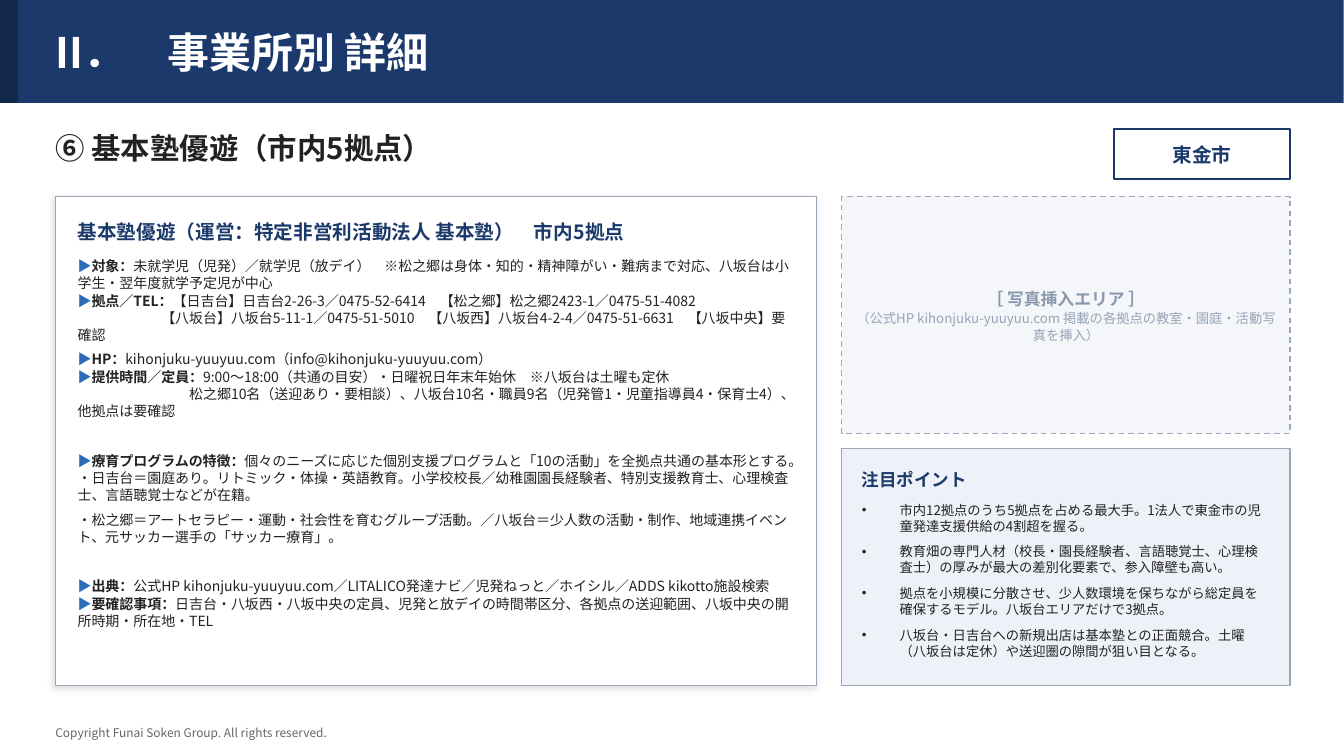
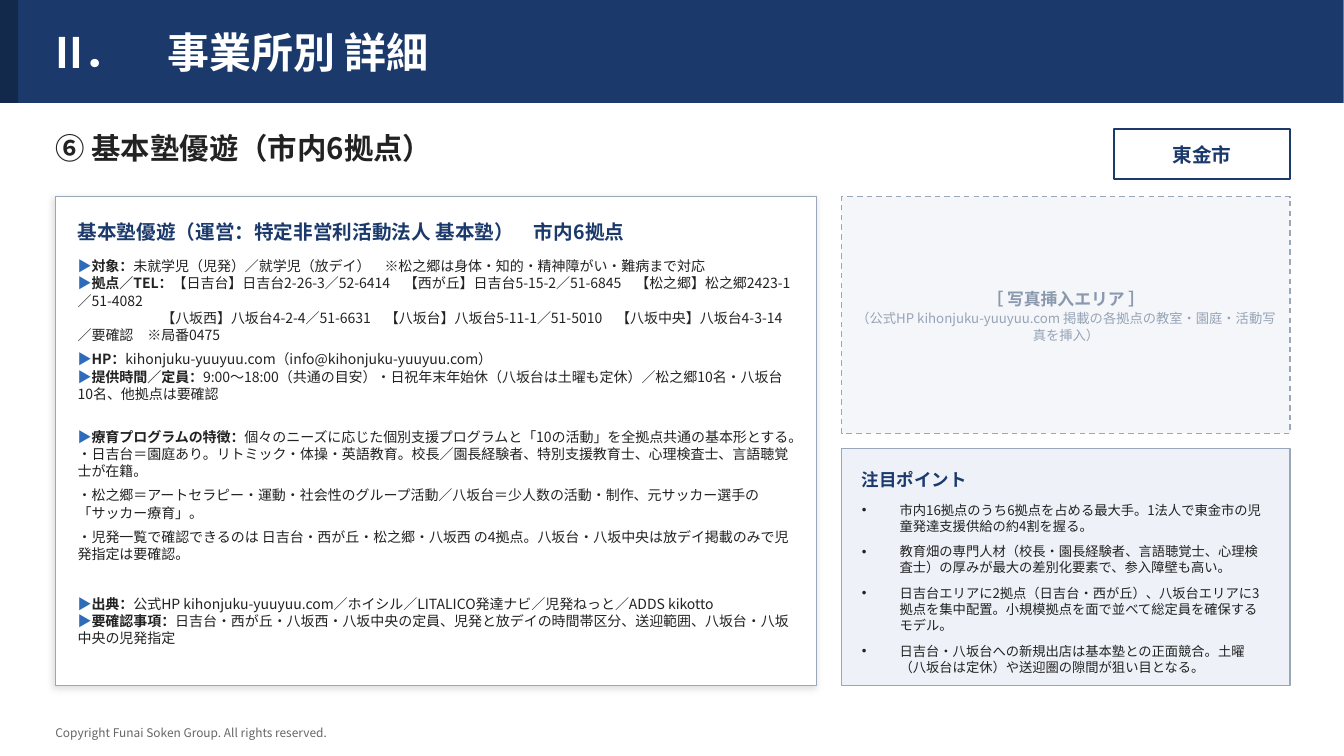
Before and after one commit to efejdjeifienfneafnwaj/-, a slide deck: slide 8 of 東金市_児童発達支援_事業所調査.pptx. Drawn at 1344x756 pixels with LibreOffice and Linux fonts; fonts in the diff are those of the drawing. Boxes give left, top, right and bottom in pixels: in the first picture for what was removed or moved away, otherwise in the second. Text is boxed around its words. In the diff, an @@ line names an element or a change of style, - is before the commit and + after.

```diff
--- a/東金市_児童発達支援_事業所調査.pptx
+++ b/東金市_児童発達支援_事業所調査.pptx
@@ text at (x1=55, y1=134, x2=432, y2=162): text changed @@
-⑥ 基本塾優遊（市内5拠点）
+⑥ 基本塾優遊（市内6拠点）
@@ text at (x1=78, y1=222, x2=625, y2=241): text changed @@
-基本塾優遊（運営：特定非営利活動法人 基本塾） 市内5拠点
+基本塾優遊（運営：特定非営利活動法人 基本塾） 市内6拠点
@@ text at (x1=78, y1=259, x2=790, y2=341): text changed @@
-▶対象：未就学児（児発）／就学児（放デイ） ※松之郷は身体・知的・精神障がい・難病まで対応、八坂台は小学生・翌年度就学予定児が中心
-▶拠点／TEL：【日吉台】日吉台2-26-3／0475-52-6414 【松之郷】松之郷2423-1／0475-51-4082
-【八坂台】八坂台5-11-1／0475-51-5010 【八坂西】八坂台4-2-4／0475-51-6631 【八坂中央】要確認
+▶対象：未就学児（児発）／就学児（放デイ） ※松之郷は身体・知的・精神障がい・難病まで対応
+▶拠点／TEL：【日吉台】日吉台2-26-3／52-6414 【西が丘】日吉台5-15-2／51-6845 【松之郷】松之郷2423-1／51-4082
+【八坂西】八坂台4-2-4／51-6631 【八坂台】八坂台5-11-1／51-5010 【八坂中央】八坂台4-3-14／要確認 ※局番0475
@@ text at (x1=78, y1=370, x2=783, y2=400): text changed @@
-▶提供時間／定員：9:00〜18:00（共通の目安）・日曜祝日年末年始休 ※八坂台は土曜も定休
-松之郷10名（送迎あり・要相談）、八坂台10名・職員9名（児発管1・児童指導員4・保育士4）、他拠点は要確認
+▶提供時間／定員：9:00〜18:00（共通の目安）・日祝年末年始休（八坂台は土曜も定休）／松之郷10名・八坂台10名、他拠点は要確認
@@ text at (x1=78, y1=447, x2=789, y2=644): text changed @@
-・日吉台＝園庭あり。リトミック・体操・英語教育。小学校校長／幼稚園園長経験者、特別支援教育士、心理検査士、言語聴覚士などが在籍。
-・松之郷＝アートセラピー・運動・社会性を育むグループ活動。／八坂台＝少人数の活動・制作、地域連携イベント、元サッカー選手の「サッカー療育」。
-▶出典：公式HP kihonjuku-yuuyuu.com／LITALICO発達ナビ／児発ねっと／ホイシル／ADDS kikotto施設検索
-▶要確認事項：日吉台・八坂西・八坂中央の定員、児発と放デイの時間帯区分、各拠点の送迎範囲、八坂中央の開所時期・所在地・TEL
+・日吉台＝園庭あり。リトミック・体操・英語教育。校長／園長経験者、特別支援教育士、心理検査士、言語聴覚士が在籍。
+・松之郷＝アートセラピー・運動・社会性のグループ活動／八坂台＝少人数の活動・制作、元サッカー選手の「サッカー療育」。
+・児発一覧で確認できるのは 日吉台・西が丘・松之郷・八坂西 の4拠点。八坂台・八坂中央は放デイ掲載のみで児発指定は要確認。
+▶出典：公式HP kihonjuku-yuuyuu.com／ホイシル／LITALICO発達ナビ／児発ねっと／ADDS kikotto
+▶要確認事項：日吉台・西が丘・八坂西・八坂中央の定員、児発と放デイの時間帯区分、送迎範囲、八坂台・八坂中央の児発指定
@@ text at (x1=900, y1=504, x2=1261, y2=532): text changed @@
-• 市内12拠点のうち5拠点を占める最大手。1法人で東金市の児童発達支援供給の4割超を握る。
+• 市内16拠点のうち6拠点を占める最大手。1法人で東金市の児童発達支援供給の約4割を握る。
@@ text at (x1=900, y1=587, x2=1260, y2=673): text changed @@
-• 拠点を小規模に分散させ、少人数環境を保ちながら総定員を確保するモデル。八坂台エリアだけで3拠点。
-• 八坂台・日吉台への新規出店は基本塾との正面競合。土曜（八坂台は定休）や送迎圏の隙間が狙い目となる。
+• 日吉台エリアに2拠点（日吉台・西が丘）、八坂台エリアに3拠点を集中配置。小規模拠点を面で並べて総定員を確保するモデル。
+• 日吉台・八坂台への新規出店は基本塾との正面競合。土曜（八坂台は定休）や送迎圏の隙間が狙い目となる。
```
Also in this commit, not shown: 5 other slides changed, 2 slides added.
